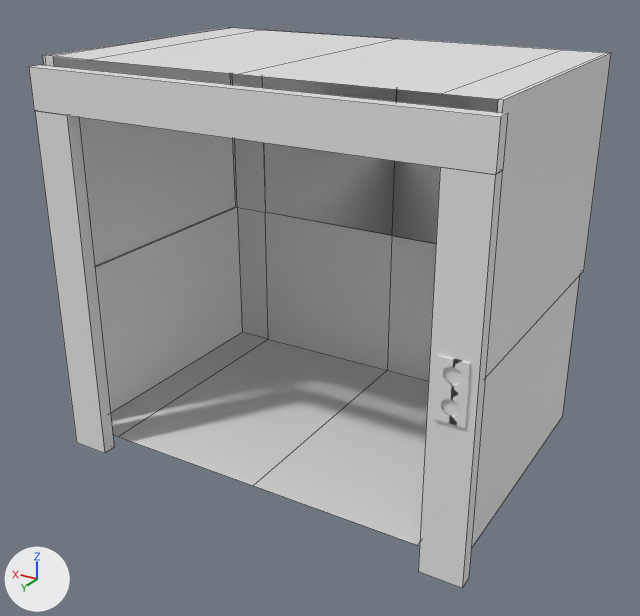
What one commit did to the FBX model ascensore.fbx.
Rendered twice from a 50 mm lens placed at (7.04, -1.95, 3.81), pointed at (9.97, -6.84, 1.36). Every picture has the same lights, and +X, +Y and +Z are marked at lower left. Mesh edges are drawn as thin lines on the coarser meshes. Materials are left out; every surface is plain grey. Where no turn or scale is listed for an object, it has been applied to the vertices.

Before the edit, the objects in view are built like this:
```python
me_lato1 = bpy.data.meshes.new('lato1')
me_lato1.from_pydata(...)  # a box spanning x 0.64..0.92, y -12.6..-12.5, z -1.22..1.24; a box spanning x -2.17..-1.89, y -12.6..-12.5, z -1.22..1.24; a box spanning x -2.17..0.93, y -12.6..-12.5, z 1.24..1.52
me_lato1.materials.append(mat_default_obj)
me_pulsantiera_001 = bpy.data.meshes.new('Pulsantiera.001')
me_pulsantiera_001.from_pydata(...)  # 81 vertices, 62 faces; spans x -0.091..0.091, y 0.0..0.018, z -0.192..0.192
me_pulsantiera_001.materials.append(mat_default_obj)
me_scatolascensore = bpy.data.meshes.new('scatolascensore')
me_scatolascensore.from_pydata(...)  # 86 vertices, 89 faces; spans x -1.55..1.55, y -1.01..1.0, z -1.37..1.37
me_scatolascensore.materials.append(mat_default_obj)
ob_lato1 = bpy.data.objects.new('lato1', me_lato1)
ob_lato1.location = (10.616, 6.591, 1.487)
ob_pulsantiera = bpy.data.objects.new('Pulsantiera', me_pulsantiera_001)
ob_pulsantiera.location = (8.589, -5.911, 1.528)
ob_scatolascensore = bpy.data.objects.new('scatolascensore', me_scatolascensore)
ob_scatolascensore.location = (10.043, -7.077, 1.68)
```
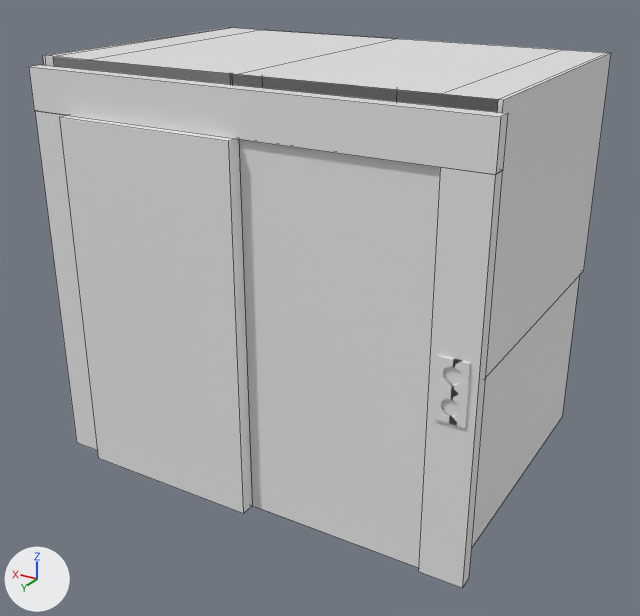
Where the newer file only moved an object's origin or applied its transform, the numbers keep the older frame.

Where the change shows, as pixel boxes [x1, y1, x2, y2] in the pictures (640 x 616 px; the box of a moved part takes in the faces that stretch with it):
'lato1.002', added
    after: [239, 139, 440, 568]
'lato1.001', added
    after: [59, 116, 252, 514]
part 1 of me_scatolascensore, moved or reshaped
    before: [43, 28, 561, 243]
    after: [43, 28, 561, 112]

Edits to the bpy script that builds the scene:
```text
Change me_scatolascensore:
    used by ob_scatolascensore; location = (10.043, -7.077, 1.68)
    remove me_scatolascensore.from_pydata(...)  # 86 vertices, 89 faces; spans x -1.55..1.55, y -1.01..1.0, z -1.37..1.37
    add me_scatolascensore.from_pydata(...)  # 81 vertices, 87 faces; spans x -1.55..1.55, y -1.01..1.0, z -1.37..1.37
    me_scatolascensore part 1
    5 vertices are removed from x 0.0..1.52, y -1.01..-1.0, z 1.37
    23 faces are deleted
    21 new faces join them
Add me_porta_001:
    me_porta_001.from_pydata(...)  # a box spanning x -0.64..0.64, y -0.05..0.05, z -1.23..1.23
Add me_porta_002:
    me_porta_002.from_pydata(...)  # a box spanning x -0.64..0.64, y -0.05..0.05, z -1.23..1.23
Add ob_lato1_001:
    ob_lato1_001 = bpy.data.objects.new('lato1.001', me_porta_001)
    ob_lato1_001.location = (10.604, -5.891, 1.495)
Add ob_lato1_002:
    ob_lato1_002 = bpy.data.objects.new('lato1.002', me_porta_002)
    ob_lato1_002.location = (9.358, -5.994, 1.495)
```
